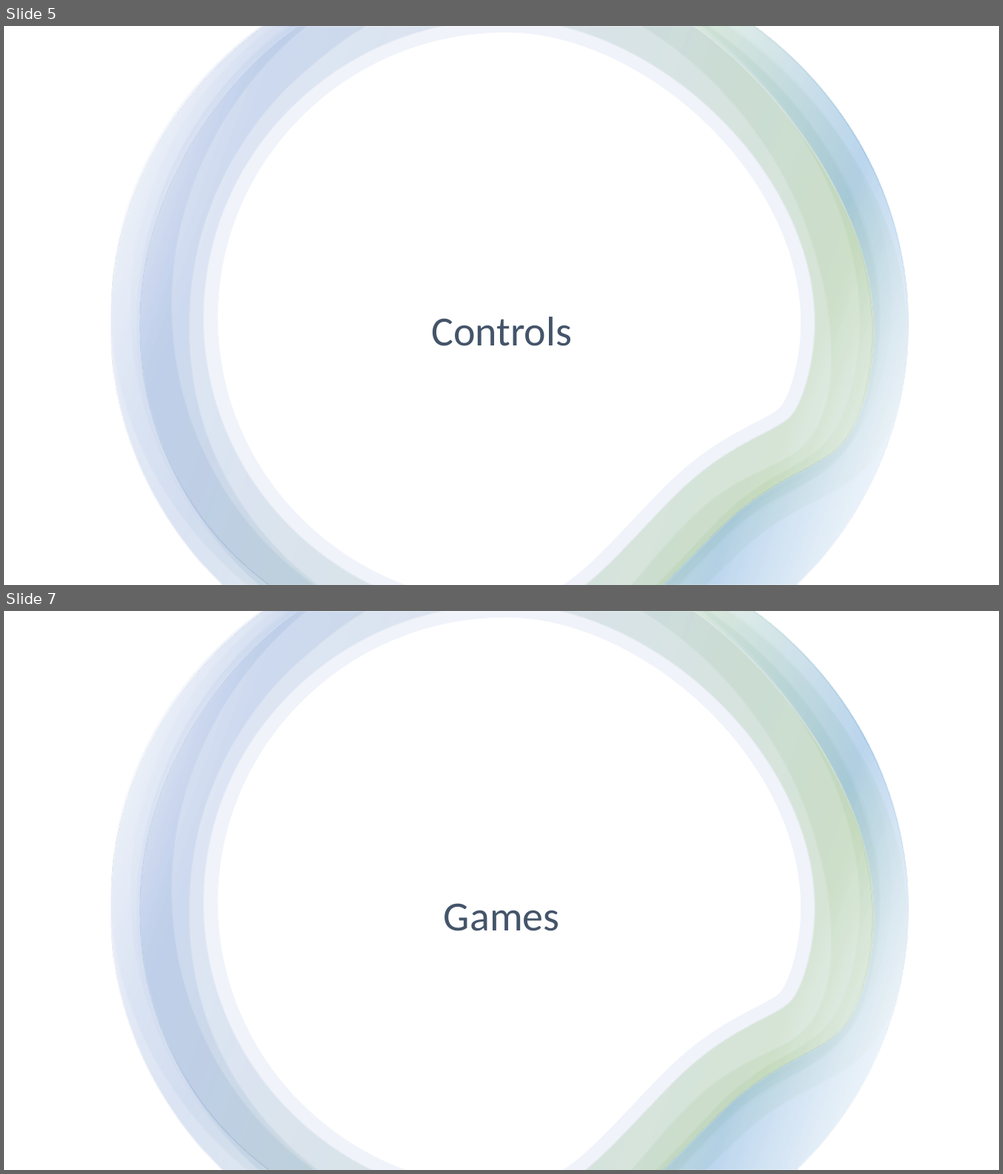
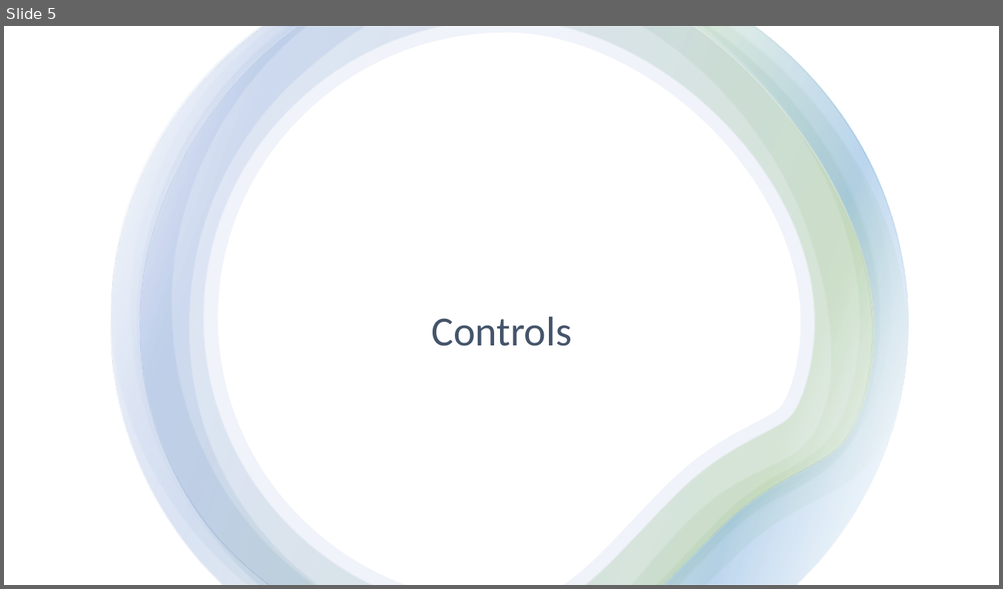
Before and after one commit to aaron020/vrproject, a slide deck: How does VR work_DavidCondon_19279655.pptx. Shown one above the other, each under a label of ours: slides 5 and 7 before the commit, slide 5 after it; the slides between them are not shown. The pictures are 1003x1174 and 1003x589 pixels, drawn with LibreOffice and Linux fonts; fonts in the diff are those of the drawing. Boxes give left, top, right and bottom in pixels: in the first picture for what was removed or moved away, otherwise in the second. Text is boxed around its words. In the diff, an @@ line names an element or a change of style, - is before the commit and + after.

```diff
--- a/How does VR work_DavidCondon_19279655.pptx
+++ b/How does VR work_DavidCondon_19279655.pptx
@@ slide 7 removed at (x1=4, y1=611, x2=999, y2=1170), background #FFFFFF @@
@@ rectangle removed at (x1=4, y1=611, x2=999, y2=1170) @@
@@ group removed at (x1=111, y1=611, x2=908, y2=1170): 7 freeform shapes @@
@@ title removed at (x1=444, y1=903, x2=559, y2=931) @@
-Games
```
Also in this commit, not shown: 3 slides changed, 5 other slides removed.
